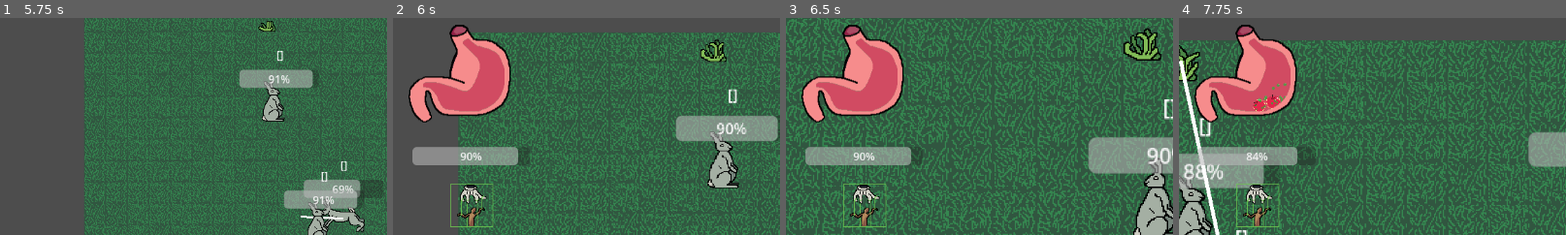
Above: before the commit, frames 1-4 (left to right).
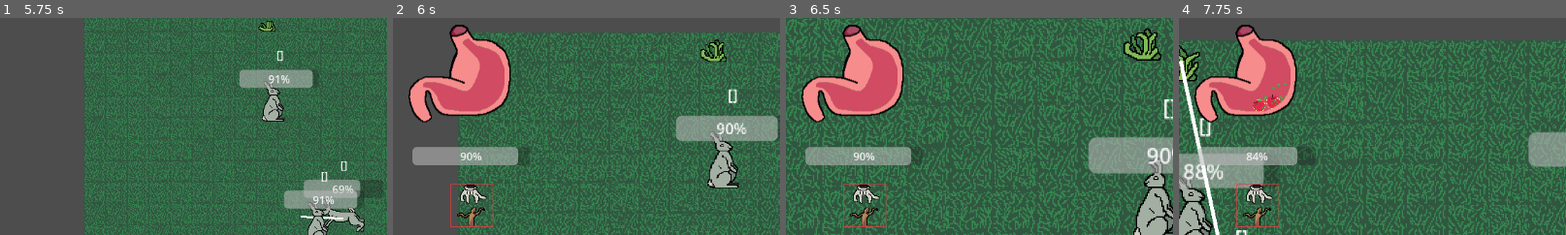
Above: after the commit, the same moments.

Repository: rundoom/Upraiser
Game: Godot game, scene res://creature/grass_test.tscn
Same seed, same stepped clock (60 frames per second), same inputs: the game is played once before the commit and once after it.
Inputs (mouse positions are % of the whole screen's width and height, from its top left):
- Up to frame 1 (5.75 s): tap Enter at 0.5 s; move the mouse to (72, 45) at 0.52 s; press the mouse at (72, 45) at 0.53 s; move the mouse to (31, 50) at 1.27 s; release the mouse at (31, 50) at 1.28 s; right-click (31, 50) at 1.35 s; tap Space at 2 s; move the mouse to (53, 49) at 2.02 s; press the mouse at (53, 49) at 2.03 s; release the mouse at (53, 49) at 2.75 s; click (10, 46) at 2.75 s; click (10, 46) at 3.5 s; click (10, 46) at 4.25 s; move the mouse to (45, 70) at 5.02 s; right-click (45, 70) at 5.1 s
- Up to frame 2 (6 s): move the mouse to (36, 24) at 5.77 s; press the mouse at (36, 24) at 5.78 s
- Up to frame 3 (6.5 s): no input
- Up to frame 4 (7.75 s): move the mouse to (20, 35) at 6.52 s; release the mouse at (20, 35) at 6.53 s; right-click (20, 35) at 6.6 s; move the mouse to (77, 49) at 7.27 s; press the mouse at (77, 49) at 7.28 s
The pictures show only the part of the screen within x 0-50%, y 3-53%; the shares and areas given below are measured in that part.

Frame 1 is identical in both runs. In frame 2, 0.4% of the frame differs, in the area x 14-27%, y 76-97%; in frame 3, 0.4%; in frame 4, 0.4%.

Commit message:
Take control button toggles on npc selection

Diff:
--- a/general/ui.gd
+++ b/general/ui.gd
@@ -11,6 +11,8 @@
 func touch(npc: NPC, energy: int, max_energy: int) -> void:
 	unit_energy.visible = npc != null
 	take_control.visible = npc != null
+	if selected_npc != npc: take_control.button_pressed = false
+
 	if npc == null:
 		if take_control.pressed.is_connected(selected_npc.obey): take_control.pressed.disconnect(selected_npc.obey)
 		return
